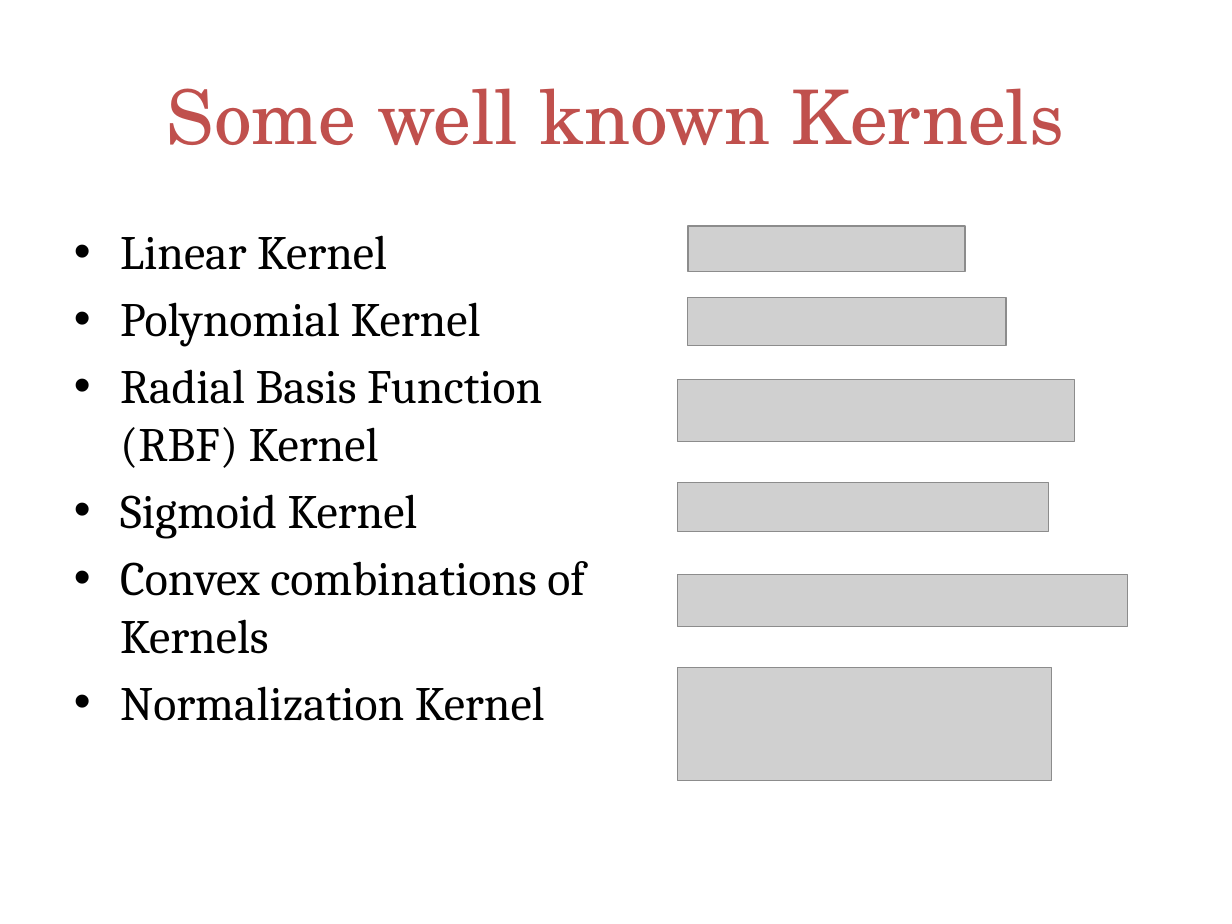
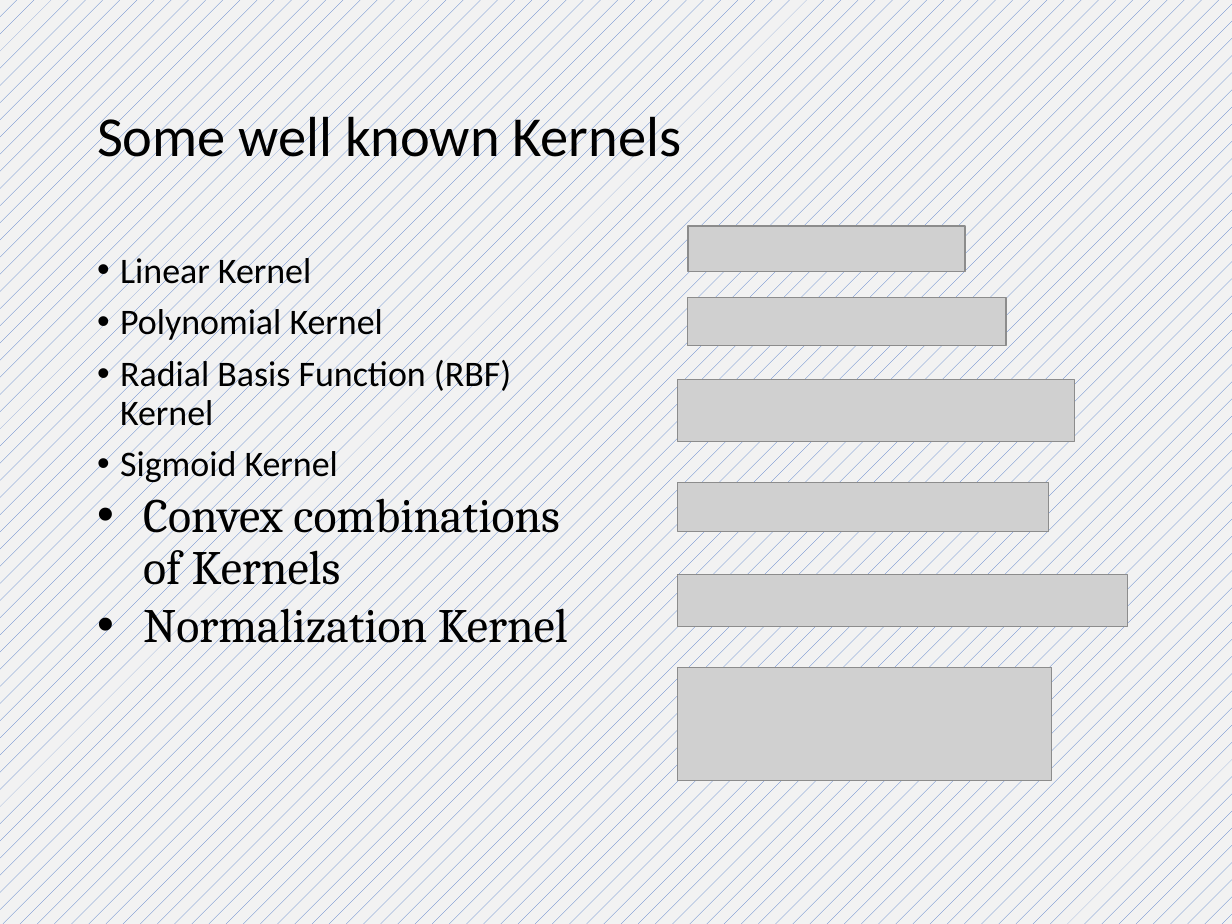
Before and after one commit to Shah-Aayush/semester-5-materials, a slide deck: slide 35 of ML - Machine Learning/Notes/swatiSVM for class.pptx. Drawn at 1232x924 pixels with LibreOffice and Linux fonts; fonts in the diff are those of the drawing; grey boxes stand for pictures; background and template pictures are left out. Boxes give left, top, right and bottom in pixels: in the first picture for what was removed or moved away, otherwise in the second. Text is boxed around its words. In the diff, an @@ line names an element or a change of style, - is before the commit and + after.

```diff
--- a/ML - Machine Learning/Notes/swatiSVM for class.pptx
+++ b/ML - Machine Learning/Notes/swatiSVM for class.pptx
@@ background picture (left out) to pattern #4472C4 on #F2F2F2 @@
@@ title "Some well known Kernels": place and size @@
-title "Some well known Kernels" at [167, 88, 1064, 145]
+title "Some well known Kernels" at [97, 109, 682, 170]
@@ title "Some well known Kernels" at [97, 109, 682, 170]: size 44 to 33 pt, font TeX Gyre Schola to Calibri, text colour #C0504D to #000000; alignment centre to left; line spacing 1 to 0.9 @@
@@ text "Linear Kernel": place and size @@
-text "Linear Kernel" at [120, 235, 585, 721]
+text "Linear Kernel" at [120, 253, 568, 652]
@@ text "Linear Kernel" at [120, 253, 568, 652]: size 28 to 21 pt, font Cambria to Calibri in "Linear Kernel", "Polynomial Kernel", "Radial Basis Function (RBF) Kernel", "Sigmoid Kernel"; indent changed; line spacing 1 to 0.9; more space between paragraphs; less space between paragraphs @@
```
Also in this commit, not shown: 52 other slides changed, 22 other files.
